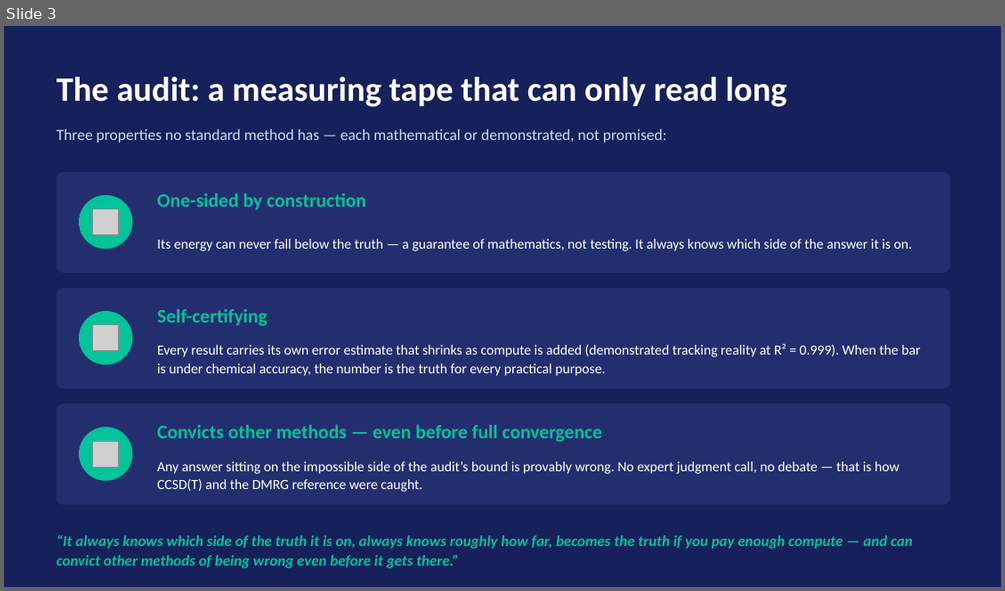
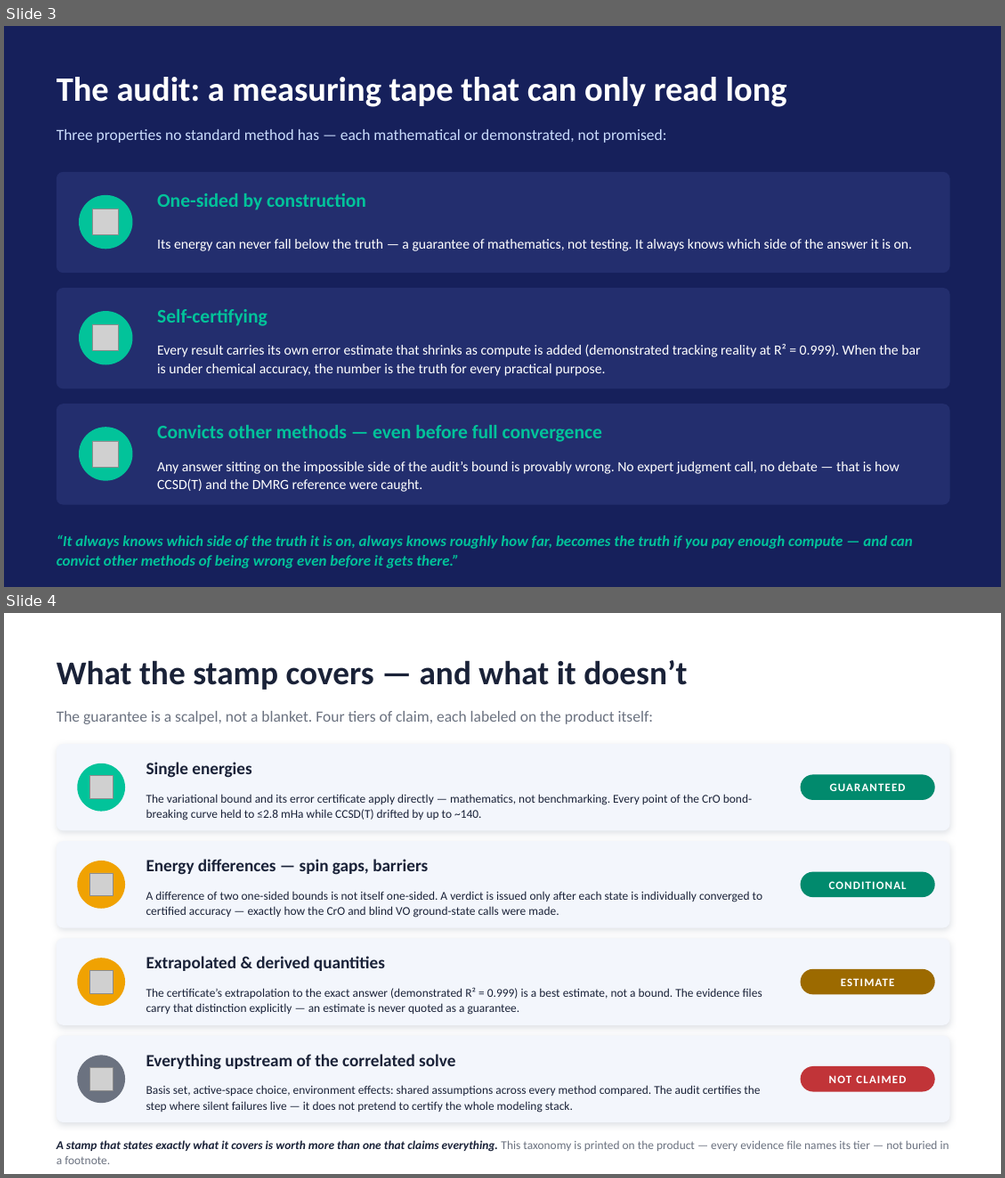
Before and after one commit to christianmetzl/potomac_advancedmaterials, a slide deck: docs/MATGENQ_Audit_CxO.pptx. Shown one above the other, each under a label of ours: slide 3 before the commit, slides 3 and 4 after it. The pictures are 1005x591 and 1005x1178 pixels, drawn with LibreOffice and Linux fonts; fonts in the diff are those of the drawing; grey boxes stand for pictures. Boxes give left, top, right and bottom in pixels: in the first picture for what was removed or moved away, otherwise in the second. Text is boxed around its words. In the diff, an @@ line names an element or a change of style, - is before the commit and + after.

```diff
--- a/docs/MATGENQ_Audit_CxO.pptx
+++ b/docs/MATGENQ_Audit_CxO.pptx
@@ slide 4 added at <box>4,613,1001,1174</box>, background #FFFFFF @@
@@ text added at <box>57,660,687,690</box>, 32 pt, text #1A2238, bold @@
+What the stamp covers — and what it doesn’t
@@ text added at <box>57,711,653,724</box>, 15 pt, text #6B7280 @@
+The guarantee is a scalpel, not a blanket. Four tiers of claim, each labeled on the product itself:
@@ rounded rectangle added at <box>57,744,950,831</box>, fill #F3F6FC @@
@@ ellipse added at <box>77,763,125,811</box>, fill #02C39A @@
@@ text added at <box>146,762,251,778</box>, 16.5 pt, text #1A2238, bold @@
+Single energies
@@ picture added at <box>90,776,113,799</box> @@
@@ text added at <box>146,794,752,820</box>, 11.5 pt, text #1A2238 @@
+The variational bound and its error certificate apply directly — mathematics, not benchmarking. Every point of the CrO bond-breaking curve held to ≤2.8 mHa while CCSD(T) drifted by up to ~140.
@@ rounded rectangle added at <box>801,774,935,800</box>, fill #018A6D @@
@@ text added at <box>830,783,906,791</box>, 11 pt, text #FFFFFF, bold @@
+GUARANTEED
@@ rounded rectangle added at <box>57,841,950,928</box>, fill #F3F6FC @@
@@ ellipse added at <box>77,860,125,908</box>, fill #F0A202 @@
@@ picture added at <box>90,873,113,896</box> @@
@@ text added at <box>146,859,428,875</box>, 16.5 pt, text #1A2238, bold @@
+Energy differences — spin gaps, barriers
@@ rounded rectangle added at <box>801,872,935,897</box>, fill #018A6D @@
@@ text added at <box>146,891,762,917</box>, 11.5 pt, text #1A2238 @@
+A difference of two one-sided bounds is not itself one-sided. A verdict is issued only after each state is individually converged to certified accuracy — exactly how the CrO and blind VO ground-state calls were made.
@@ text added at <box>829,881,906,889</box>, 11 pt, text #FFFFFF, bold @@
+CONDITIONAL
@@ rounded rectangle added at <box>57,938,950,1025</box>, fill #F3F6FC @@
@@ ellipse added at <box>77,957,125,1005</box>, fill #F0A202 @@
@@ text added at <box>146,956,385,971</box>, 16.5 pt, text #1A2238, bold @@
+Extrapolated & derived quantities
@@ picture added at <box>90,971,113,994</box> @@
@@ rounded rectangle added at <box>801,969,935,995</box>, fill #9C6A00 @@
@@ text added at <box>841,978,895,986</box>, 11 pt, text #FFFFFF, bold @@
+ESTIMATE
@@ text added at <box>146,987,762,1014</box>, 11.5 pt, text #1A2238 @@
+The certificate’s extrapolation to the exact answer (demonstrated R² = 0.999) is a best estimate, not a bound. The evidence files carry that distinction explicitly — an estimate is never quoted as a guarantee.
@@ rounded rectangle added at <box>57,1036,950,1122</box>, fill #F3F6FC @@
@@ ellipse added at <box>77,1055,125,1103</box>, fill #6B7280 @@
@@ text added at <box>146,1054,455,1070</box>, 16.5 pt, text #1A2238, bold @@
+Everything upstream of the correlated solve
@@ rounded rectangle added at <box>801,1066,935,1092</box>, fill #C13438 @@
@@ picture added at <box>90,1068,113,1091</box> @@
@@ text added at <box>146,1085,760,1112</box>, 11.5 pt, text #1A2238 @@
+Basis set, active-space choice, environment effects: shared assumptions across every method compared. The audit certifies the step where silent failures live — it does not pretend to certify the whole modeling stack.
@@ text added at <box>829,1075,906,1083</box>, 11 pt, text #FFFFFF, bold @@
+NOT CLAIMED
@@ text added at <box>57,1140,949,1164</box>, 11.5 pt, text #6B7280 @@
+A stamp that states exactly what it covers is worth more than one that claims everything. This taxonomy is printed on the product — every evidence file names its tier — not buried in a footnote.
```
